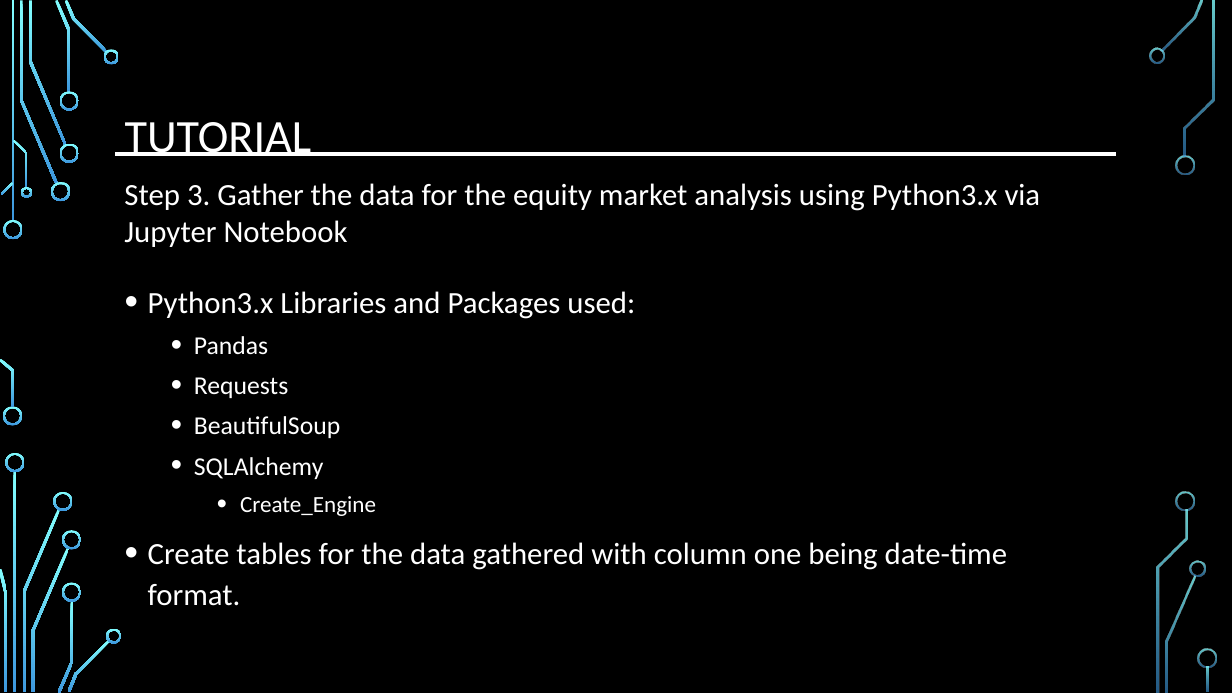
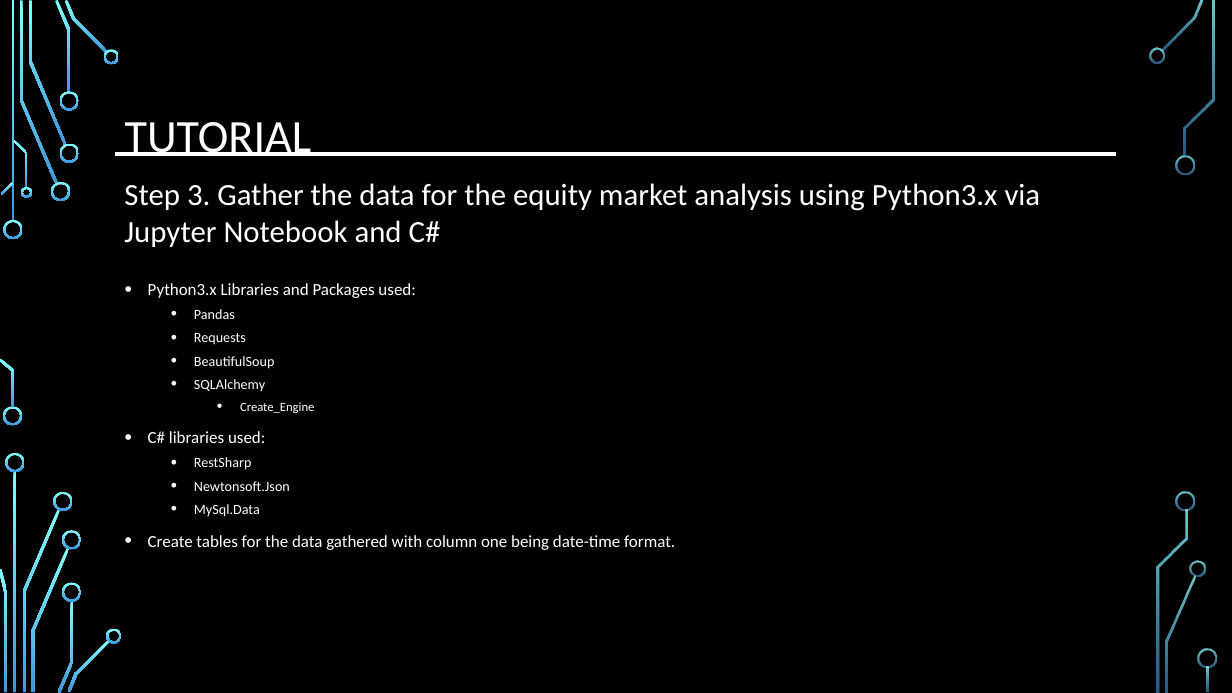
Before and after one commit to djserna/7330-Group-Project, a slide deck: slide 6 of Presentation/MSDS_7330_Group_Project_Presentation.pptx. Drawn at 1232x693 pixels with LibreOffice and Linux fonts; fonts in the diff are those of the drawing; background and template pictures are left out. Boxes give left, top, right and bottom in pixels: in the first picture for what was removed or moved away, otherwise in the second. Text is boxed around its words. In the diff, an @@ line names an element or a change of style, - is before the commit and + after.

```diff
--- a/Presentation/MSDS_7330_Group_Project_Presentation.pptx
+++ b/Presentation/MSDS_7330_Group_Project_Presentation.pptx
@@ text at (x1=124, y1=183, x2=1041, y2=247): text changed @@
-Step 3. Gather the data for the equity market analysis using Python3.x via Jupyter Notebook
+Step 3. Gather the data for the equity market analysis using Python3.x via Jupyter Notebook and C#
@@ text at (x1=148, y1=283, x2=675, y2=550): size 24 to 13.2 pt in "Python3.x Libraries and Packages used:", "Create tables for the data gathered with ..."; size 20 to 11 pt in "Pandas", "Requests", "BeautifulSoup", "SQLAlchemy"; size 18 to 9.9 pt in "Create_Engine"; line spacing 1.1 to 1 @@
@@ text at (x1=148, y1=431, x2=290, y2=517): paragraphs added @@
+• C# libraries used:
+  • RestSharp
+  • Newtonsoft.Json
+  • MySql.Data
```
Also in this commit, not shown: 5 other slides changed.
